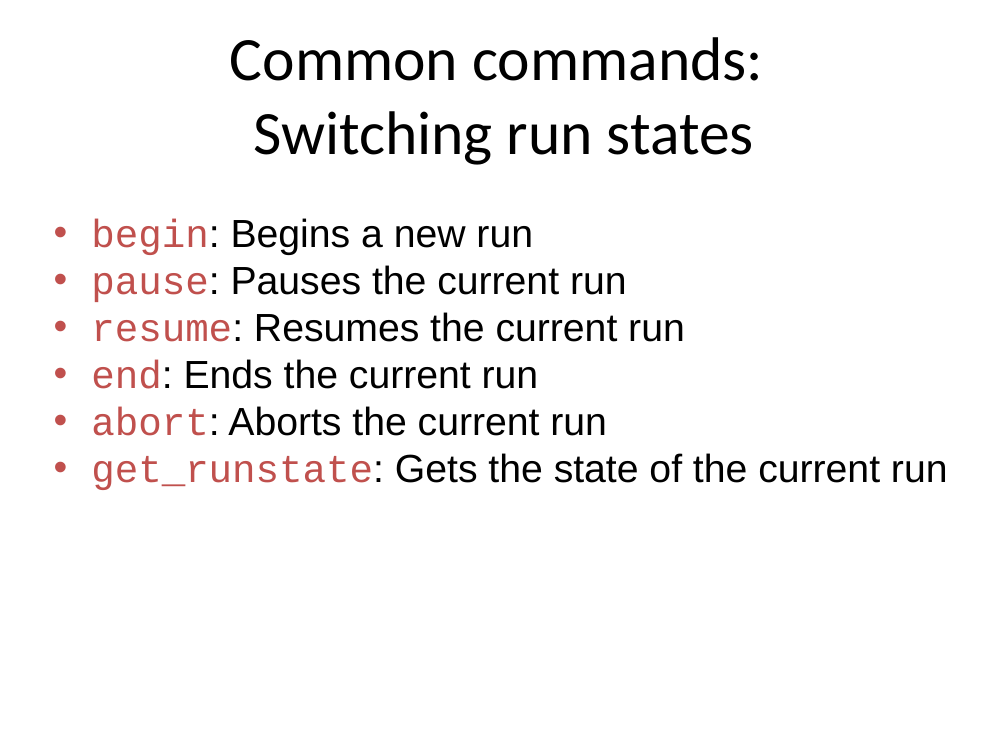
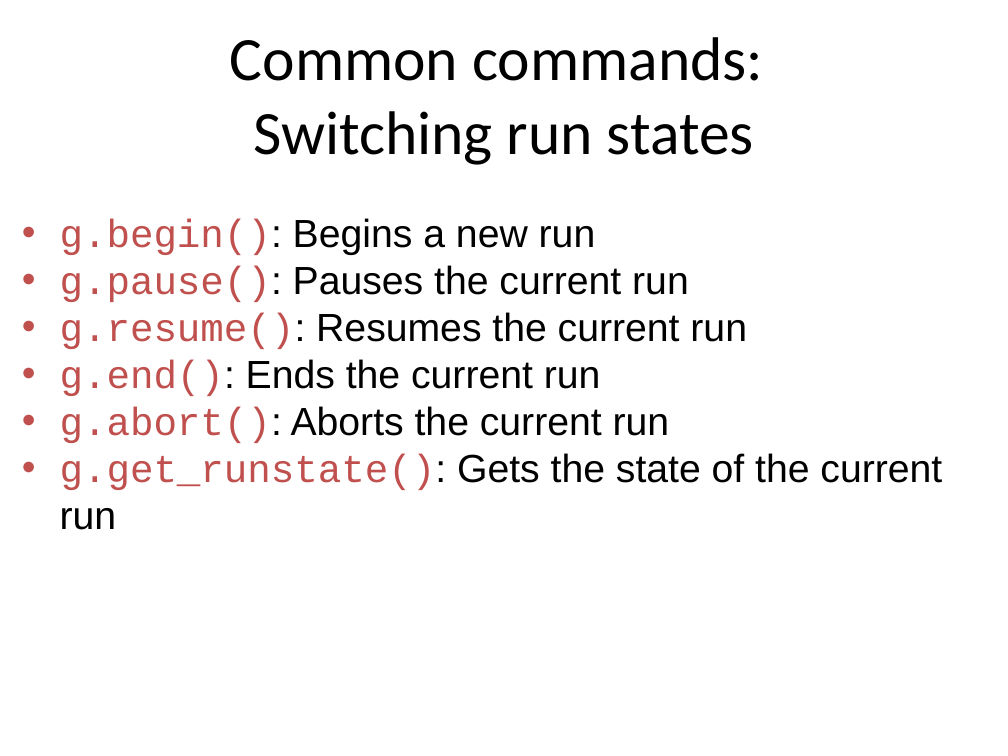
Before and after one commit to ISISComputingGroup/ibex_user_manual, a slide deck: slide 8 of genie_python_and_ibex/genie_python_and_ibex.pptx. Drawn at 1008x756 pixels with LibreOffice and Linux fonts; fonts in the diff are those of the drawing; background and template pictures are left out. Boxes give left, top, right and bottom in pixels: in the first picture for what was removed or moved away, otherwise in the second. Text is boxed around its words. In the diff, an @@ line names an element or a change of style, - is before the commit and + after.

```diff
--- a/genie_python_and_ibex/genie_python_and_ibex.pptx
+++ b/genie_python_and_ibex/genie_python_and_ibex.pptx
@@ text at <box>60,218,942,490</box>: text changed @@
-• begin: Begins a new run
-• pause: Pauses the current run
-• resume: Resumes the current run
-• end: Ends the current run
-• abort: Aborts the current run
-• get_runstate: Gets the state of the current run
+• g.begin(): Begins a new run
+• g.pause(): Pauses the current run
+• g.resume(): Resumes the current run
+• g.end(): Ends the current run
+• g.abort(): Aborts the current run
+• g.get_runstate(): Gets the state of the current run
```
Also in this commit, not shown: 14 other slides changed, 3 slides added, 1 slide removed.
